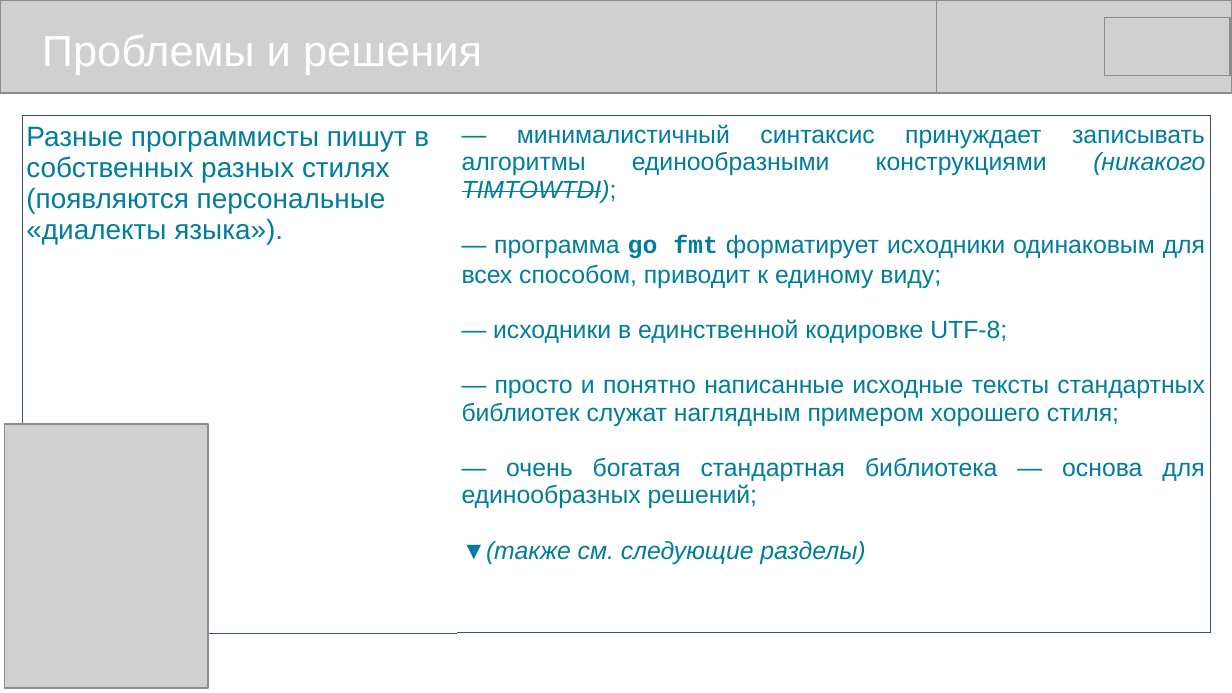
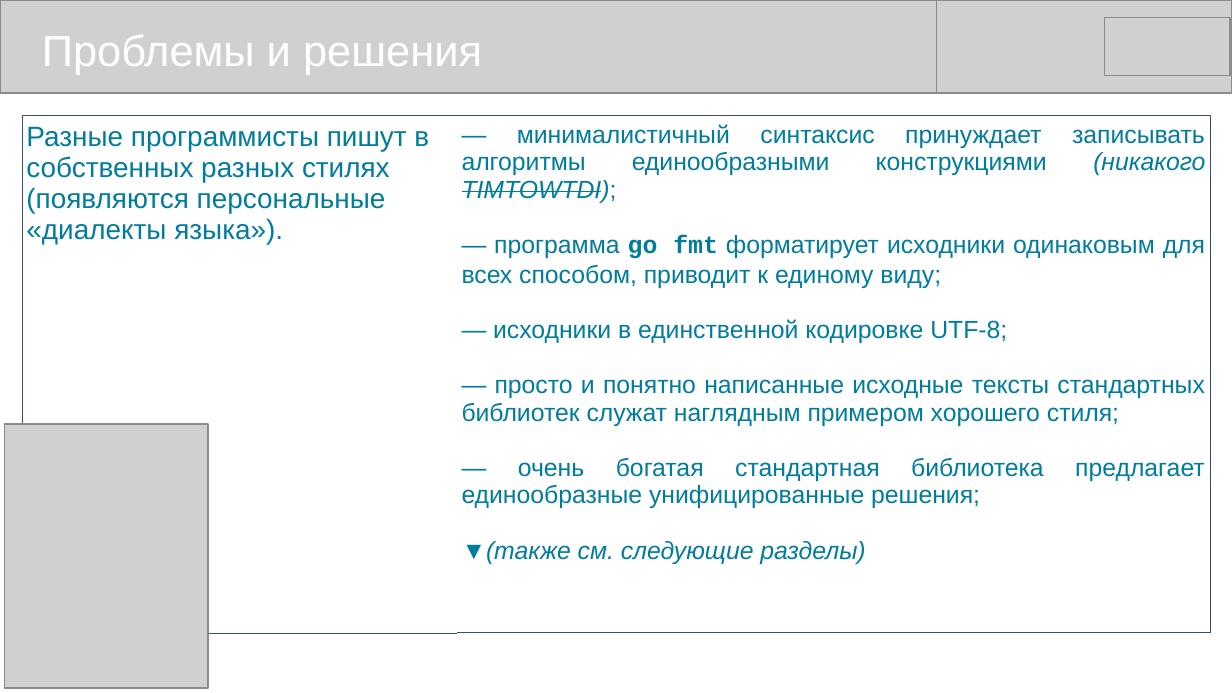
Before and after one commit to mike-shock/Go_language, a slide deck: slide 7 of view/Go_View.odp. Drawn at 1232x693 pixels with LibreOffice and Linux fonts; fonts in the diff are those of the drawing; grey boxes stand for pictures. Boxes give left, top, right and bottom in pixels: in the first picture for what was removed or moved away, otherwise in the second. Text is boxed around its words. In the diff, an @@ line names an element or a change of style, - is before the commit and + after.

```diff
--- a/view/Go_View.odp
+++ b/view/Go_View.odp
@@ table at (22,115,1211,595) @@
-row 1, column 2: — минималистичный синтаксис принуждает записывать алгоритмы единообразными конструкциями (никакого TIMTOWTDI); / — программа go fmt форматирует исходники одинаковым для всех способом, приводит к единому виду; / — исходники в единственной кодировке UTF-8; / — просто и понятно написанные исходные тексты стандартных библиотек служат наглядным примером хорошего стиля; / — очень богатая стандартная библиотека — основа для единообразных решений; / ▼(также см. следующие разделы)
+row 1, column 2: — минималистичный синтаксис принуждает записывать алгоритмы единообразными конструкциями (никакого TIMTOWTDI); / — программа go fmt форматирует исходники одинаковым для всех способом, приводит к единому виду; / — исходники в единственной кодировке UTF-8; / — просто и понятно написанные исходные тексты стандартных библиотек служат наглядным примером хорошего стиля; / — очень богатая стандартная библиотека предлагает единообразные унифицированные решения; / ▼(также см. следующие разделы)
```
Also in this commit, not shown: 12 other slides changed, 3 other files.
